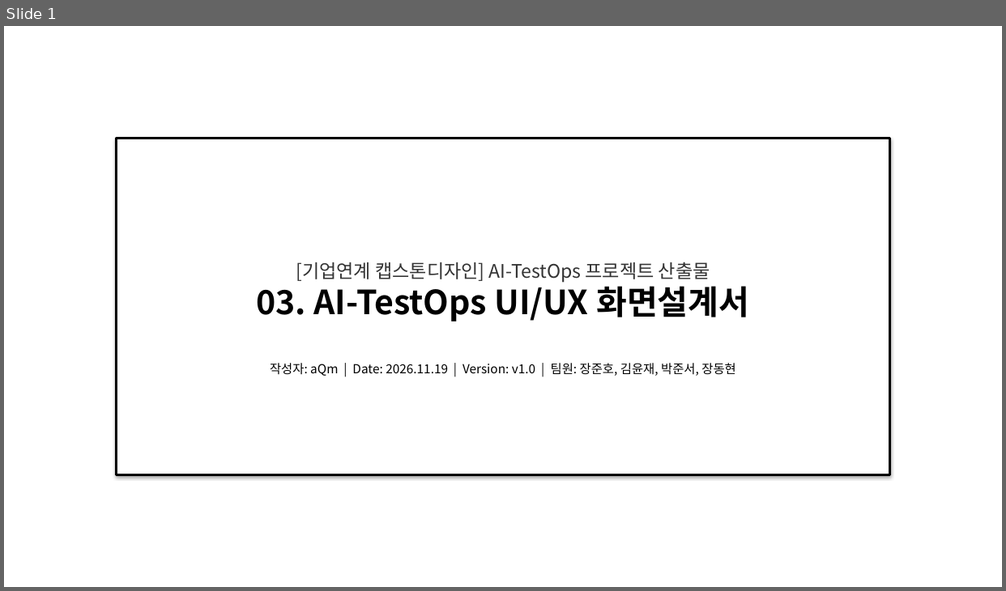
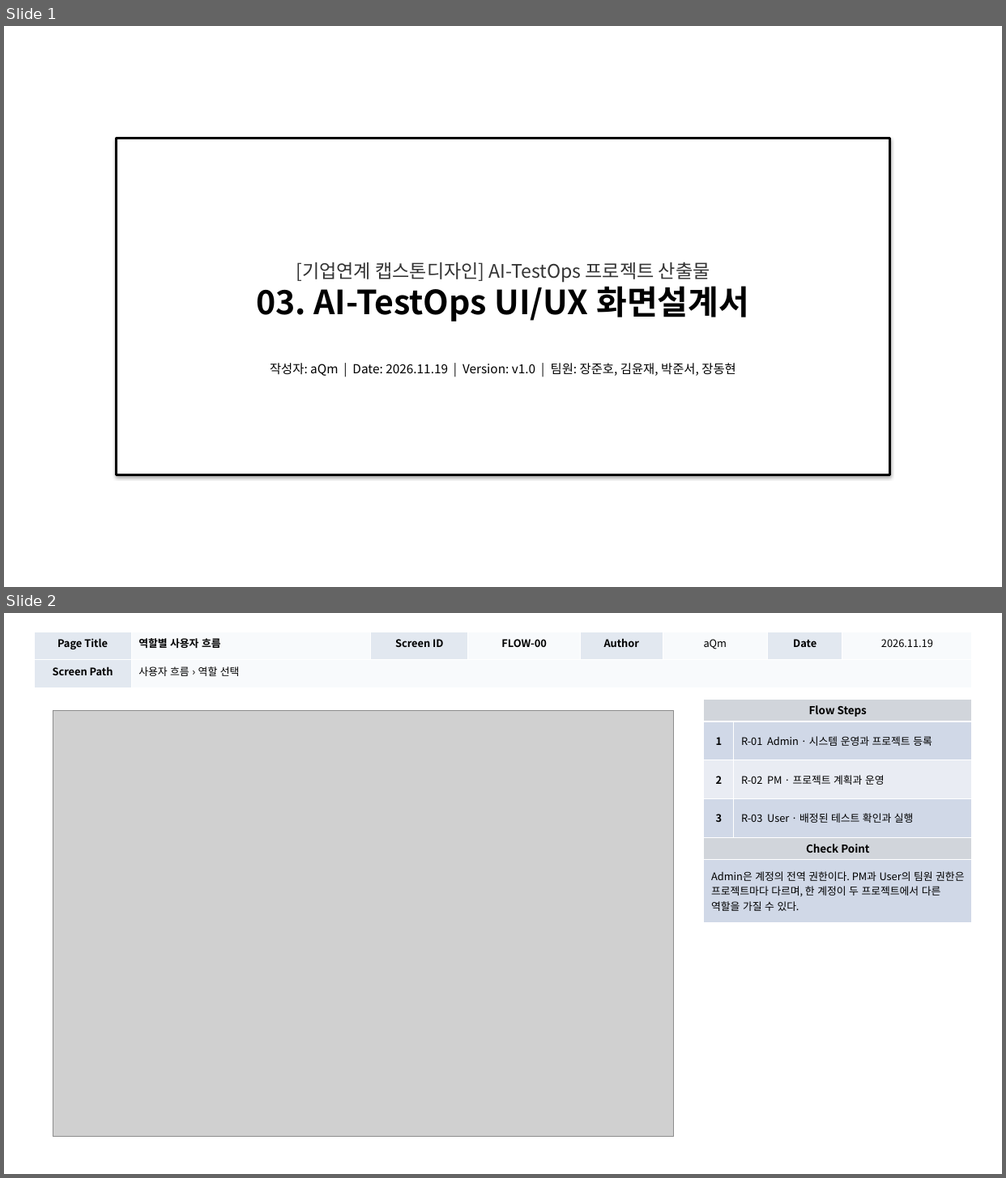
Before and after one commit to digitalist-corp/AI-TestOps, a slide deck: docs/aQm-산출물/AI-TestOps_UI설계서_(v1.0)_20261119.pptx. Shown one above the other, each under a label of ours: slide 1 before the commit, slides 1 and 2 after it. The pictures are 1006x591 and 1006x1178 pixels, drawn with LibreOffice and Linux fonts; fonts in the diff are those of the drawing; grey boxes stand for pictures. Boxes give left, top, right and bottom in pixels: in the first picture for what was removed or moved away, otherwise in the second. Text is boxed around its words. In the diff, an @@ line names an element or a change of style, - is before the commit and + after.

Commit message:
docs: UI 위치도 분리와 역할별 사용자 흐름 정리

```diff
--- a/docs/aQm-산출물/AI-TestOps_UI설계서_(v1.0)_20261119.pptx
+++ b/docs/aQm-산출물/AI-TestOps_UI설계서_(v1.0)_20261119.pptx
@@ slide 2 added at [4,613,1002,1174], background #FFFFFF @@
@@ table added at [34,632,972,688], 2 rows, 8 columns @@
+Page Title | 역할별 사용자 흐름 | Screen ID | FLOW-00 | Author | aQm | Date | 2026.11.19
+Screen Path | 사용자 흐름 › 역할 선택 |  |  |  |  |  | 
@@ table added at [704,699,972,923], 6 rows, 2 columns @@
+Flow Steps | 
+1 | R-01 Admin · 시스템 운영과 프로젝트 등록
+2 | R-02 PM · 프로젝트 계획과 운영
+3 | R-03 User · 배정된 테스트 확인과 실행
+Check Point | 
+Admin은 계정의 전역 권한이다. PM과 User의 팀원 권한은 프로젝트마다 다르며, 한 계정이 두 프로젝트에서 다른 역할을 가질 수 있다. | 
@@ picture added at [53,710,674,1137] @@
```
Also in this commit, not shown: 46 slides changed, 10 other slides added.
